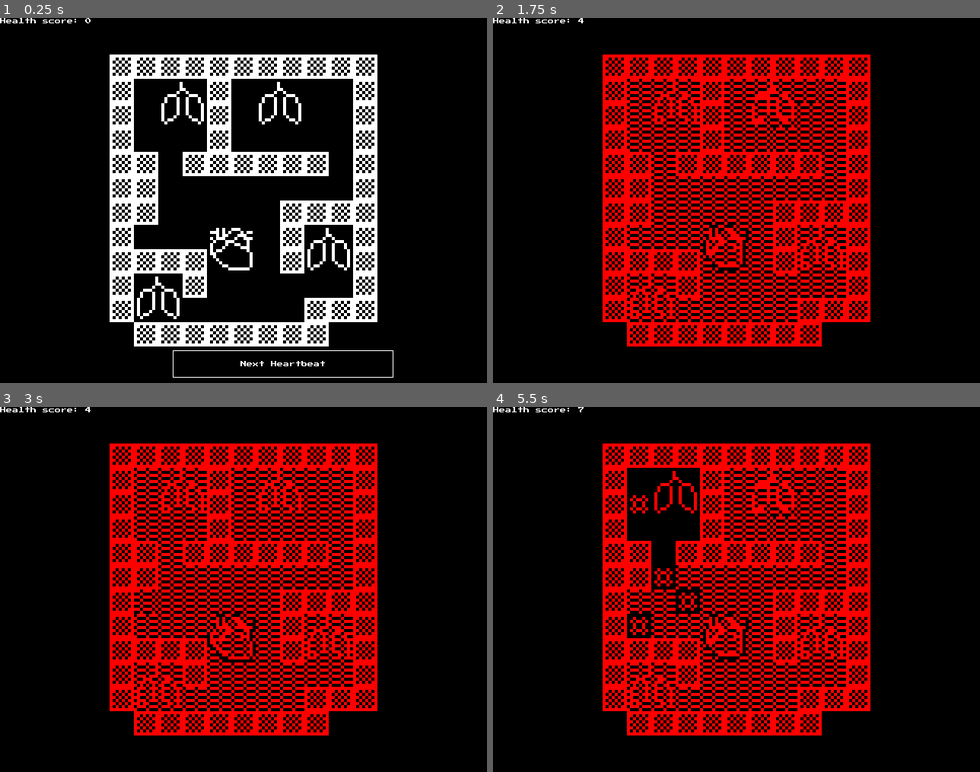
Above: before the commit, frames 1-4 (two rows, left to right).
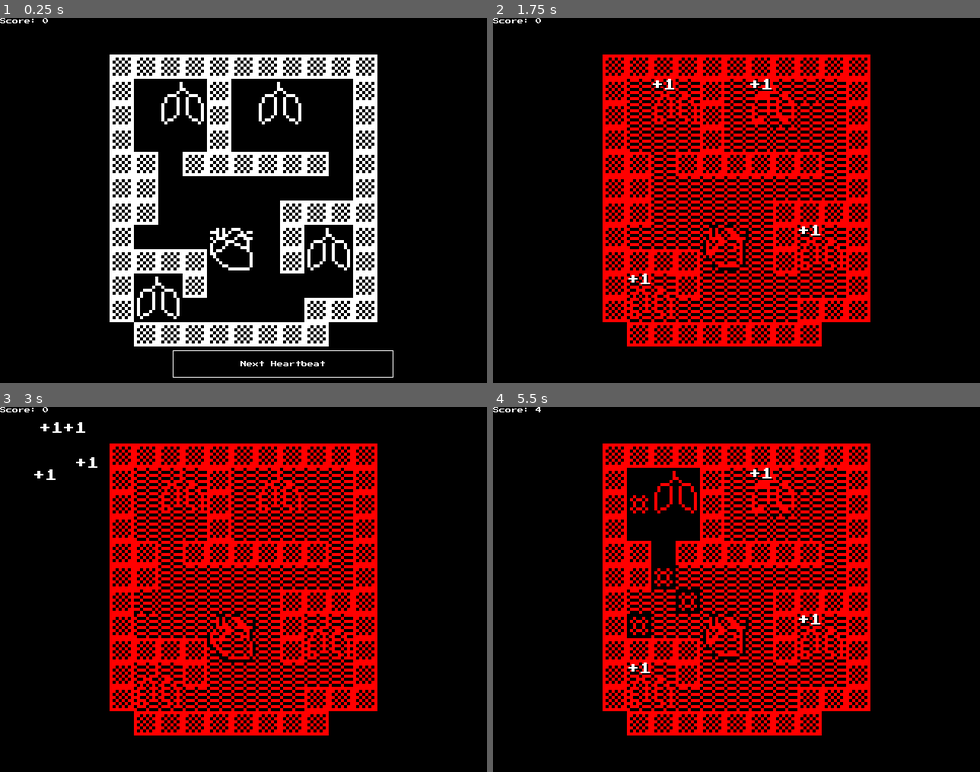
Above: after the commit, the same moments.

Repository: Hernqvist/b1t-jam
Game: Godot game, scene res://menu.tscn
The game is run twice, just before and just after one commit, with the same random seed, the same clock (stepped at 60 frames per second) and the same inputs.
Inputs (mouse positions are in pixels of both pictures, inside the frame that each line leads up to):
- Up to frame 1 (0.25 s): no input
- Up to frame 2 (1.75 s): click "Next Heartbeat" at 0.5 s; move the mouse to (843, 182) at 1.27 s; click (843, 182) at 1.35 s
- Up to frame 3 (3 s): move the mouse to (146, 607) at 2.02 s; click (146, 607) at 2.1 s; move the mouse to (292, 509) at 2.77 s; click (292, 509) at 2.85 s
- Up to frame 4 (5.5 s): move the mouse to (712, 662) at 3.52 s; click (712, 662) at 3.6 s; click "Next Heartbeat" at 4.25 s; move the mouse to (882, 644) at 5.02 s; click (882, 644) at 5.1 s

The runs differ from the first frame. In frame 1, less than 0.1% of the frame differs, in the area x 0-19%, y 0-2%; in frame 2, 0.3%, in the area x 0-68%, y 0-74%; in frame 3, 0.3%; in frame 4, 0.2%.

Commit message:
nicer scores

Diff:
--- a/entities/organ.gd
+++ b/entities/organ.gd
@@ -6,4 +6,5 @@
 func evaluate() -> void:
 	var has_blood = system.gc(coords) == BloodSystem.Tile.BLOOD
 	if has_blood:
-		Game.game.score += score_value
+		var screen_pos = get_canvas_transform() * global_position
+		Game.game.ui.add_score_mover(screen_pos, score_value)
--- a/game.gd
+++ b/game.gd
@@ -5,6 +5,7 @@
 @onready var next_button : Button = %NextButton
 @onready var system : BloodSystem = $BloodSystem
 @onready var camera : Camera2D = $Camera2D
+@onready var ui : GameUI = %UI
 
 static var game : Game
 
@@ -45,7 +46,7 @@
 			system.actions_left = 3
 
 func _process(_delta: float) -> void:
-	score_label.text = "Health score: %d" % score
+	score_label.text = "Score: %d" % score
 	next_button.disabled = state not in [State.PLAYING, State.INITIAL]
 	%RemoveLabel.text = "Remove %d more obstacles" % system.actions_left \
 		if state == State.PLAYING else ""
--- a/game.tscn
+++ b/game.tscn
@@ -1,7 +1,8 @@
-[gd_scene load_steps=9 format=3 uid="uid://ywkoygcb1l13"]
+[gd_scene load_steps=10 format=3 uid="uid://ywkoygcb1l13"]
 
 [ext_resource type="Script" uid="uid://b6eale7p0ordg" path="res://game.gd" id="1_feb5d"]
 [ext_resource type="PackedScene" uid="uid://bif80y6577k0w" path="res://blood_system.tscn" id="2_e2o6t"]
+[ext_resource type="Script" uid="uid://bloqihwepbc6g" path="res://ui.gd" id="3_7jktm"]
 [ext_resource type="LabelSettings" uid="uid://cgwiur3s3qixd" path="res://default_label.tres" id="3_feb5d"]
 [ext_resource type="FontFile" uid="uid://c0kl3rynasq08" path="res://fonts/Press_Start_2P/PressStart2P-Regular.ttf" id="4_fc0e3"]
 
@@ -38,12 +39,14 @@
 [node name="CanvasLayer" type="CanvasLayer" parent="."]
 
 [node name="UI" type="Control" parent="CanvasLayer"]
+unique_name_in_owner = true
 layout_mode = 3
 anchors_preset = 15
 anchor_right = 1.0
 anchor_bottom = 1.0
 grow_horizontal = 2
 grow_vertical = 2
+script = ExtResource("3_7jktm")
 
 [node name="RemoveLabel" type="Label" parent="CanvasLayer/UI"]
 unique_name_in_owner = true
--- /dev/null
+++ b/score_mover.gd
@@ -0,0 +1,5 @@
+extends Label
+class_name ScoreMover
+
+func _process(delta: float) -> void:
+	$Shadow.text = text
--- /dev/null
+++ b/score_mover.tscn
@@ -0,0 +1,33 @@
+[gd_scene load_steps=5 format=3 uid="uid://damtqnkrk1qxv"]
+
+[ext_resource type="FontFile" uid="uid://c0kl3rynasq08" path="res://fonts/Press_Start_2P/PressStart2P-Regular.ttf" id="1_13k8k"]
+[ext_resource type="Script" uid="uid://x7d4abeb8jkb" path="res://score_mover.gd" id="2_la78d"]
+
+[sub_resource type="LabelSettings" id="LabelSettings_djxtl"]
+font = ExtResource("1_13k8k")
+
+[sub_resource type="LabelSettings" id="LabelSettings_la78d"]
+font = ExtResource("1_13k8k")
+
+[node name="ScoreMover" type="Label"]
+z_index = 200
+anchors_preset = 15
+anchor_right = 1.0
+anchor_bottom = 1.0
+grow_horizontal = 2
+grow_vertical = 2
+text = "asdb"
+label_settings = SubResource("LabelSettings_djxtl")
+script = ExtResource("2_la78d")
+
+[node name="Shadow" type="Label" parent="."]
+modulate = Color(0, 0, 0, 1)
+z_index = -1
+layout_mode = 1
+anchors_preset = -1
+offset_left = 2.0
+offset_top = 2.0
+offset_right = 41.0
+offset_bottom = 24.0
+text = "asdb"
+label_settings = SubResource("LabelSettings_la78d")
--- /dev/null
+++ b/ui.gd
@@ -0,0 +1,18 @@
+extends Control
+class_name GameUI
+
+const mover_scene := preload("res://score_mover.tscn")
+
+func add_game_score(score : int) -> void:
+	Game.game.score += score
+
+func add_score_mover(from : Vector2, score : int) -> void:
+	var mover := mover_scene.instantiate()
+	add_child(mover)
+	mover.text = "+%d" % score
+	mover.position = from
+	var tween := mover.create_tween()
+	tween.tween_interval(0.3)
+	tween.tween_property(mover, "position", $ScoreLabel.position, 1.5)
+	tween.tween_callback(add_game_score.bind(score))
+	tween.tween_callback(mover.queue_free)
Not shown, added: score_mover.gd.uid
Not shown, added: ui.gd.uid
